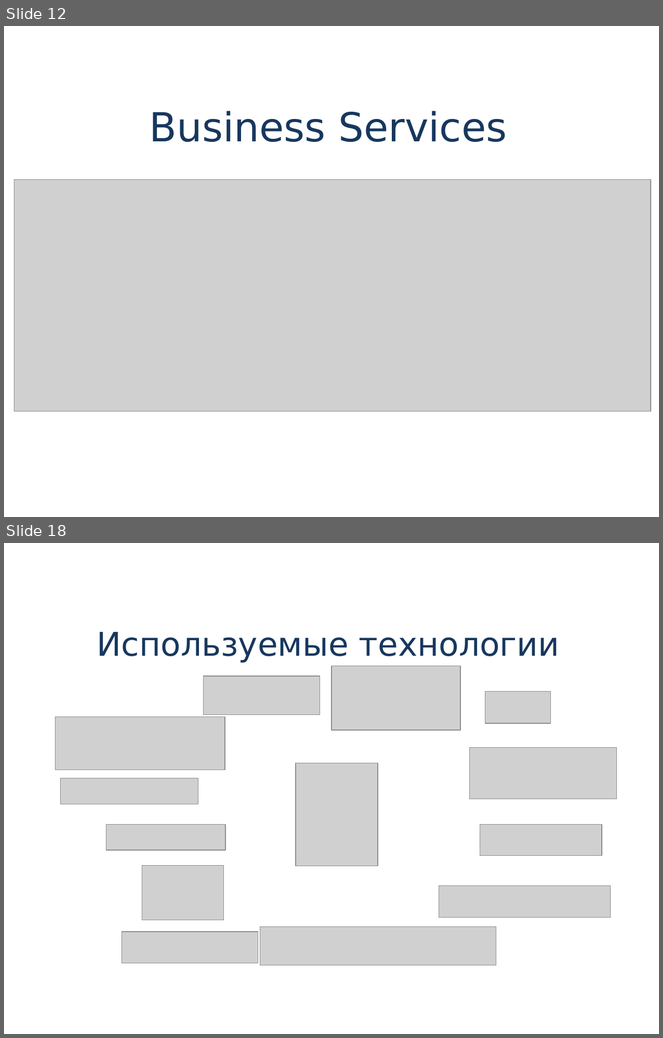
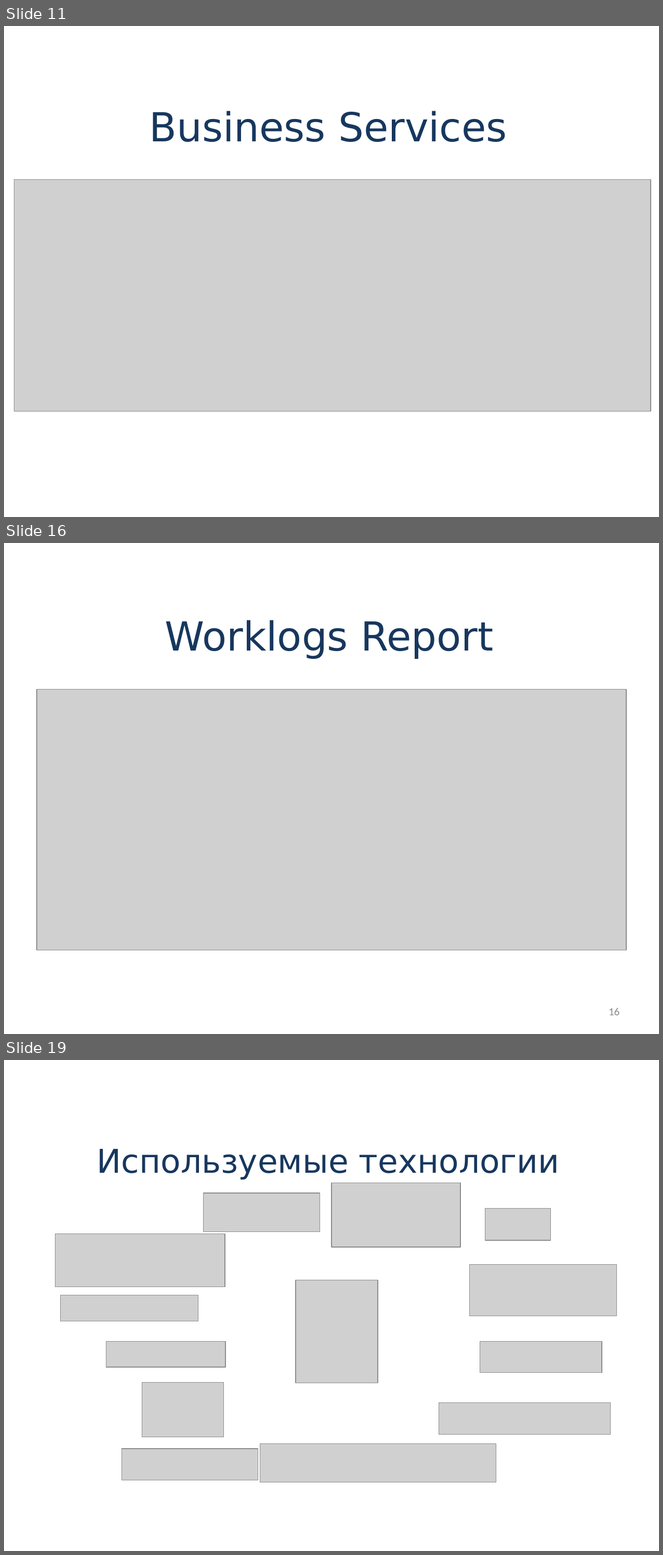
Before and after one commit to chursin-andrey/project-jastt, a slide deck: presentation/jastt.pptx. Shown one above the other, each under a label of ours: slides 12 and 18 before the commit, slides 11, 16 and 19 after it; the slides between them are not shown. The pictures are 663x1038 and 663x1555 pixels, drawn with LibreOffice and Linux fonts; fonts in the diff are those of the drawing; grey boxes stand for pictures; background and template pictures are left out. Boxes give left, top, right and bottom in pixels: in the first picture for what was removed or moved away, otherwise in the second. Text is boxed around its words. In the diff, an @@ line names an element or a change of style, - is before the commit and + after.

Commit message:
Presentation was changed.

```diff
--- a/presentation/jastt.pptx
+++ b/presentation/jastt.pptx
@@ slide 16 added at <box>4,543,659,1034</box>, background picture (left out) @@
@@ title added at <box>165,620,493,659</box>, 44 pt, text #17375E @@
+Worklogs Report
@@ picture added at <box>37,689,626,951</box> @@
@@ page number added at <box>609,1008,620,1016</box>, 12 pt, text #8C8C8C @@
+16
@@ what was slide 12 is now slide 11 @@
@@ what was slide 18 is now slide 19 @@
```
Also in this commit, not shown: 1 slide changed, 6 other slides added, 6 slides removed, 3 other files.
